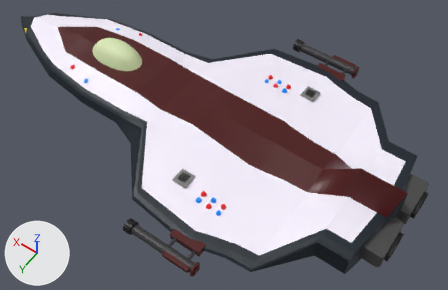
The FBX model Assets/Models/Meshes/PlayerShip.fbx, before and after one commit.
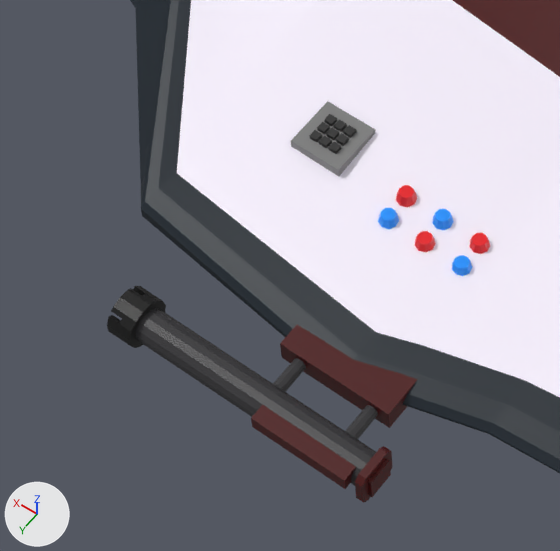
The first picture shows the older version from a 50 mm lens placed at (-18.2, 22.2, 32.6), pointed at (-2.9, 0.7, -1.1). The close-ups show both versions on the part from 21% to 55% of the width and 49% to 100% of the height of that picture; other places that the commit changed are outside them. Every picture has the same lights, and +X, +Y and +Z are marked at lower left. Where no turn or scale is listed for an object, it has been applied to the vertices. Vertices at the same position are counted once.

Objects in the first close-up: 'Control Box', 'Guns', 'Ship'.
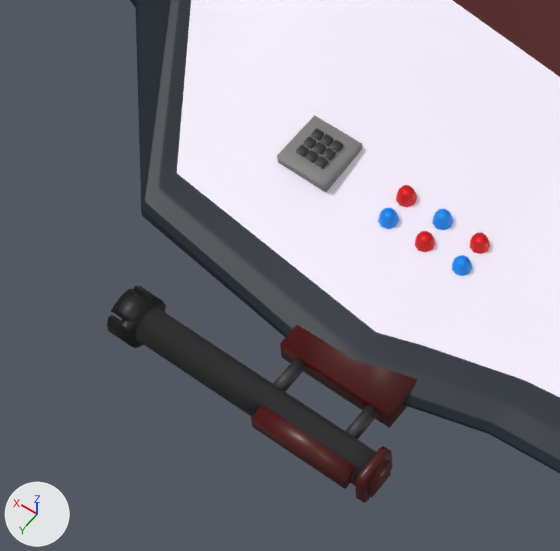
Changed parts and their boxes [x1, y1, x2, y2] in the close-ups (560 x 551 px):
'Control Box', moved: before [291, 101, 375, 176]; after [277, 115, 362, 192]
part 1 of me_cube_007, shading changed: [107, 286, 418, 503] in both

Patch to the scene script:
```diff
--- a/Assets/Models/Meshes/PlayerShip.fbx.py
+++ b/Assets/Models/Meshes/PlayerShip.fbx.py
@@ me_cube_007 @@
 me_cube_007.from_pydata(...)  # 406 vertices, 296 faces; spans x -7.4..-2.2, y -10.2..10.2, z -9.5..-8.7
 # used by ob_guns; location = (0.0, 0.0, 9.05)
+# me_cube_007 part 1: edges marked sharp go from 588 to 0
 me_cube_007.materials.append(mat_stripe)
@@ ob_control_box @@
 ob_control_box = bpy.data.objects.new('Control Box', me_cube_001)
-ob_control_box.location = (-3.15, 5.4, 0.57)
+ob_control_box.location = (-3.15, 5.77, 0.57)
```
